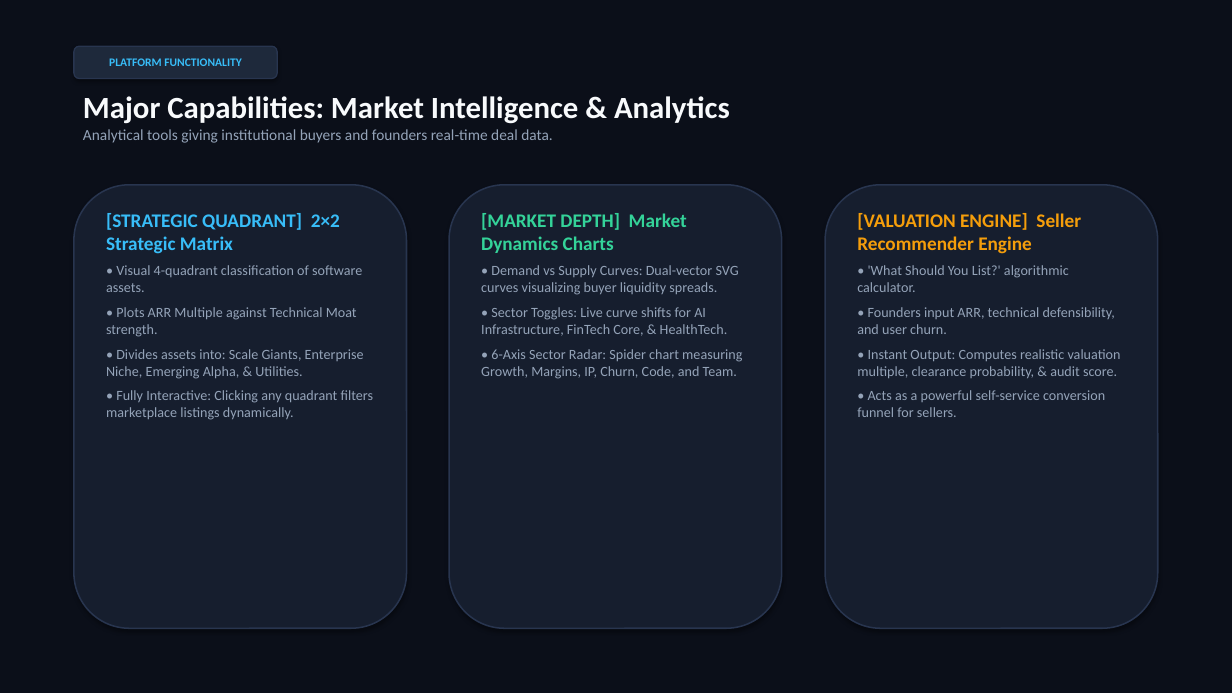
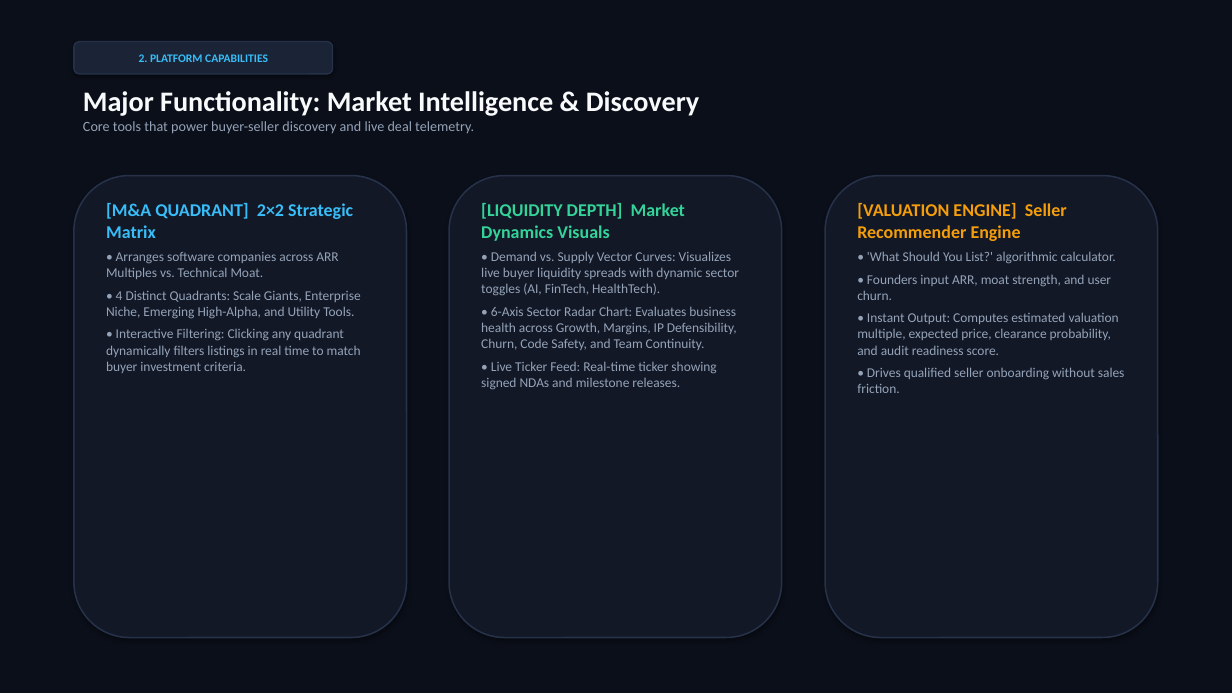
Before and after one commit to rohithagarwal/vventra, a slide deck: slide 3 of vventra_presentation.pptx. Drawn at 1232x693 pixels with LibreOffice and Linux fonts; fonts in the diff are those of the drawing. Boxes give left, top, right and bottom in pixels: in the first picture for what was removed or moved away, otherwise in the second. Text is boxed around its words. In the diff, an @@ line names an element or a change of style, - is before the commit and + after.

```diff
--- a/vventra_presentation.pptx
+++ b/vventra_presentation.pptx
@@ rounded rectangle "2. PLATFORM CAPABILITIES": place and size @@
-rounded rectangle "2. PLATFORM CAPABILITIES" at box(74, 46, 277, 79)
+rounded rectangle "2. PLATFORM CAPABILITIES" at box(74, 42, 333, 74)
@@ rounded rectangle "2. PLATFORM CAPABILITIES" at box(74, 42, 333, 74): fill #1E293B to #1A2436; outline #28354F 1 pt to #26324A 1 pt @@
@@ text in rounded rectangle at box(139, 54, 268, 62): text changed @@
-PLATFORM FUNCTIONALITY
+2. PLATFORM CAPABILITIES
@@ text at box(83, 91, 699, 134): text changed; size 12 to 11 pt @@
-Major Capabilities: Market Intelligence & Analytics
-Analytical tools giving institutional buyers and founders real-time deal data.
+Major Functionality: Market Intelligence & Discovery
+Core tools that power buyer-seller discovery and live deal telemetry.
@@ fill #161E2E to #121826; outline #28354F 1.2 pt to #26324A 1.2 pt in 3 elements at box(449, 176, 782, 638), box(825, 176, 1158, 638), box(74, 176, 407, 638) @@
@@ rounded rectangle: place and size @@
-rounded rectangle at box(74, 185, 407, 628)
+rounded rectangle at box(74, 176, 407, 638)
@@ rounded rectangle: place and size @@
-rounded rectangle at box(449, 185, 782, 628)
+rounded rectangle at box(449, 176, 782, 638)
@@ rounded rectangle: place and size @@
-rounded rectangle at box(825, 185, 1158, 628)
+rounded rectangle at box(825, 176, 1158, 638)
@@ text at box(106, 203, 361, 373): text changed; size 11 to 10.5 pt @@
-[STRATEGIC QUADRANT] 2×2 Strategic Matrix
-• Visual 4-quadrant classification of software assets.
-• Plots ARR Multiple against Technical Moat strength.
-• Divides assets into: Scale Giants, Enterprise Niche, Emerging Alpha, & Utilities.
-• Fully Interactive: Clicking any quadrant filters marketplace listings dynamically.
+[M&A QUADRANT] 2×2 Strategic Matrix
+• Arranges software companies across ARR Multiples vs. Technical Moat.
+• 4 Distinct Quadrants: Scale Giants, Enterprise Niche, Emerging High-Alpha, and Utility Tools.
+• Interactive Filtering: Clicking any quadrant dynamically filters listings in real time to match buyer investment criteria.
@@ text at box(481, 203, 739, 389): text changed; size 11 to 10.5 pt @@
-[MARKET DEPTH] Market Dynamics Charts
-• Demand vs Supply Curves: Dual-vector SVG curves visualizing buyer liquidity spreads.
-• Sector Toggles: Live curve shifts for AI Infrastructure, FinTech Core, & HealthTech.
-• 6-Axis Sector Radar: Spider chart measuring Growth, Margins, IP, Churn, Code, and Team.
+[LIQUIDITY DEPTH] Market Dynamics Visuals
+• Demand vs. Supply Vector Curves: Visualizes live buyer liquidity spreads with dynamic sector toggles (AI, FinTech, HealthTech).
+• 6-Axis Sector Radar Chart: Evaluates business health across Growth, Margins, IP Defensibility, Churn, Code Safety, and Team Continuity.
+• Live Ticker Feed: Real-time ticker showing signed NDAs and milestone releases.
@@ text "[VALUATION ENGINE] Seller Recommender Engine": place and size @@
-text "[VALUATION ENGINE] Seller Recommender Engine" at box(857, 213, 1121, 417)
+text "[VALUATION ENGINE] Seller Recommender Engine" at box(857, 203, 1125, 393)
@@ text at box(857, 203, 1116, 263): size 15 to 14 pt in "[VALUATION ENGINE] Seller Recommender Engine"; size 11 to 10.5 pt in "• 'What Should You List?' algorithmic calculator."; less space between paragraphs @@
@@ text at box(857, 312, 1125, 393): text changed; size 11 to 10.5 pt @@
-• Founders input ARR, technical defensibility, and user churn.
-• Instant Output: Computes realistic valuation multiple, clearance probability, & audit score.
-• Acts as a powerful self-service conversion funnel for sellers.
+• Founders input ARR, moat strength, and user churn.
+• Instant Output: Computes estimated valuation multiple, expected price, clearance probability, and audit readiness score.
+• Drives qualified seller onboarding without sales friction.
```
Also in this commit, not shown: 6 slides added, 8 slides removed, 2 other files.
